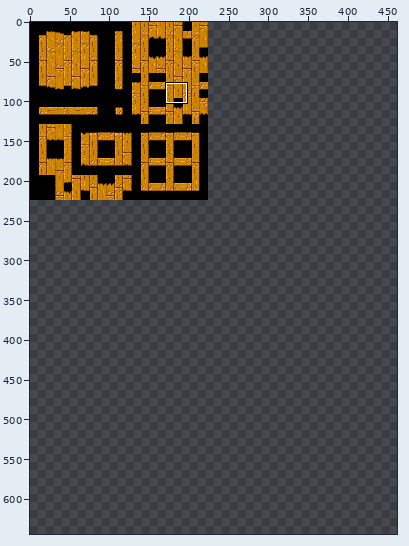
Two versions of one pixel-art file, assets/testlevel/New_TileMap.aseprite. Above: a wide view before the commit, with the close-up outlined.
Close-up. Before:
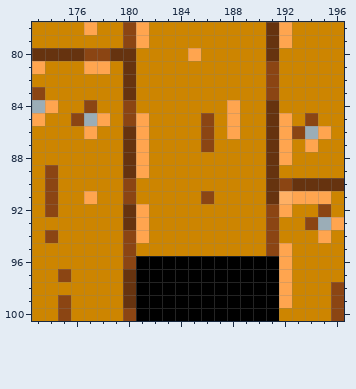
512x1024 pixels, 1 frame. Shown: x 173..196, y 78..100. The wide view leaves out empty margins. The commit also changed other parts of the picture, which this record leaves out.
New version:
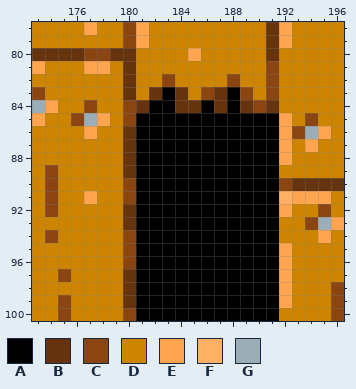
Palette (. is transparent): A #000000  B #66330f  C #8b4513  D #cd8500  E #ffa54f  F #ffb064  G #9badb7
The exact change:
The edit turns colour B into colour A in rows 85 to 91 at x 191.
The edit turns colour C into colour A in rows 85 to 87 at x 186; in row 91 at x 186; in rows 92 to 95 at x 191.
The edit turns colour D into colour A in row 83 at x 183 and 188; in row 84 at x 182 to 183 and 186; in rows 85 to 86 at x 182 to 185, 187 and 189 to 190; in row 87 at x 182 to 185 and 187 to 190; in rows 88 to 89 at x 182 to 190; in row 90 at x 181 to 190.
The edit turns colour D into colour A in row 91 at x 181 to 185 and 187 to 190; in rows 92 to 94 at x 182 to 190; in row 95 at x 181 to 190.
The edit turns colour E into colour A in row 84 at x 188; in rows 85 to 86 at x 181 and 188; in rows 87 to 89 at x 181; in rows 92 to 94 at x 181.
The edit turns colour D into colour B in row 83 at x 182, 184 and 187; in row 84 at x 181, 184 to 185, 187 and 189.
The edit turns colour D into colour C in row 82 at x 183 and 188; in row 83 at x 186 and 189; in row 84 at x 190.
Changed places in both close-ups, as pixel boxes (x1, y1, x2, y2):
changed: (136, 74, 279, 256)
